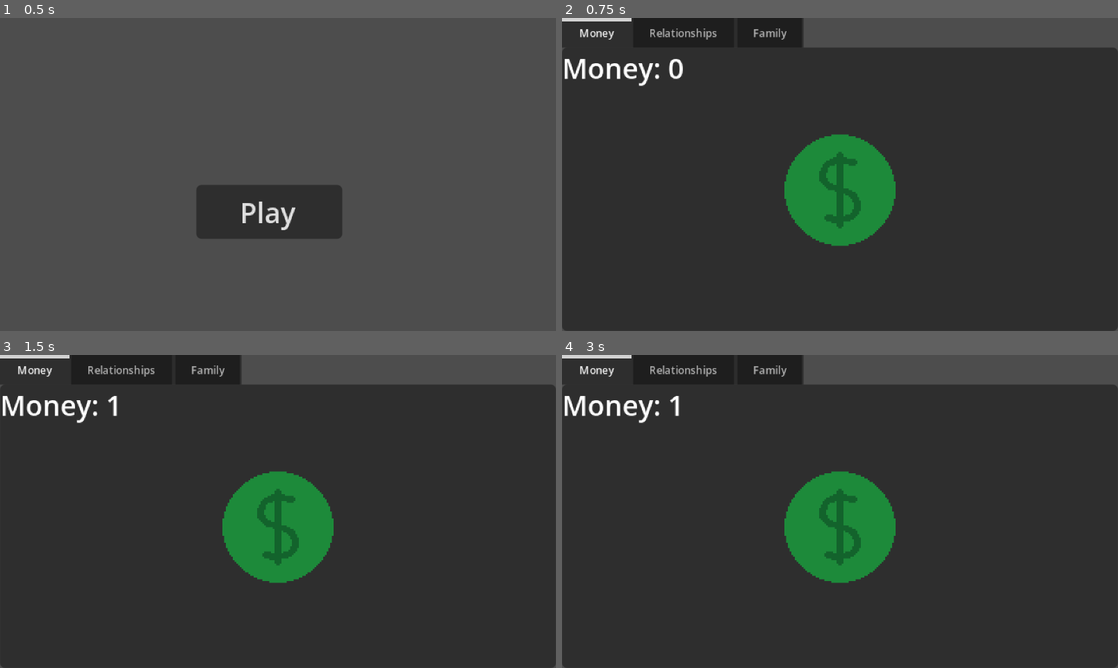
Above: before the commit, frames 1-4 (two rows, left to right).
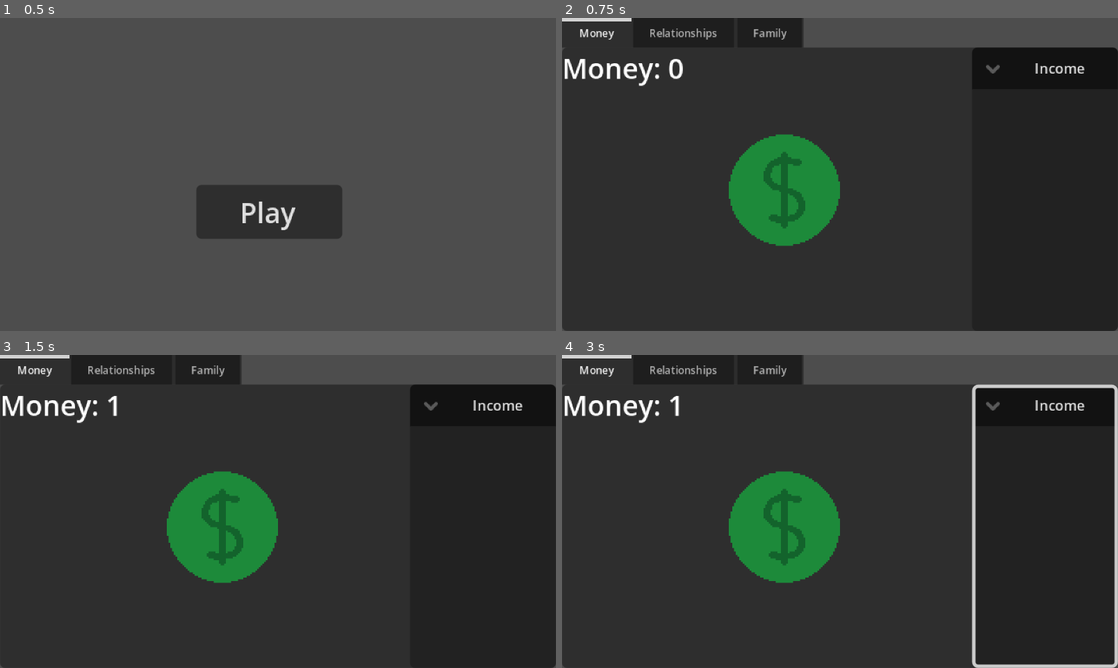
Above: after the commit, the same moments.

Repository: ObedH/the-american-dream
Game: Godot game, scene res://scenes/main/main.tscn
Same seed, same stepped clock (60 frames per second), same inputs: the game is played once before the commit and once after it.
Inputs (mouse positions are in pixels of both pictures, inside the frame that each line leads up to; where the layout moved, square brackets give the same spot in the first picture):
- Up to frame 1 (0.5 s): no input
- Up to frame 2 (0.75 s): click "Play" at 0.5 s
- Up to frame 3 (1.5 s): click (222, 527) [278, 527] at 1.25 s
- Up to frame 4 (3 s): tap Enter at 2 s; move the mouse to (962, 495) at 2.02 s; hold Right 2.03-2.78 s; tap Alt at 2.1 s; click (962, 495) at 2.17 s; tap Space at 2.75 s; move the mouse to (728, 527) at 2.77 s; hold Down from 2.78 s (still down); tap Shift at 2.85 s

Frame 1 is identical in both runs. In frame 2, 11% of the frame differs, in the area x 30-100%, y 9-73%; in frame 3, 11%; in frame 4, 12%, in the area x 30-100%, y 9-100%.

Commit message:
Added an income sources panel

Diff:
--- a/scenes/money/money.tscn
+++ b/scenes/money/money.tscn
@@ -1,6 +1,7 @@
 [gd_scene format=3 uid="uid://cegujtpayijih"]
 
 [ext_resource type="PackedScene" uid="uid://dds580yiirp4c" path="res://objects/dollar/dollar.tscn" id="1_lji6b"]
+[ext_resource type="Theme" uid="uid://cpnk7xou0ltke" path="res://ui/themes/main_theme/main_theme.tres" id="1_p8oel"]
 [ext_resource type="Script" uid="uid://c8edmej2q8yal" path="res://scenes/money/money.gd" id="1_s1arj"]
 
 [node name="Money" type="Control" unique_id=86739329]
@@ -10,15 +11,16 @@
 anchor_bottom = 1.0
 grow_horizontal = 2
 grow_vertical = 2
+theme = ExtResource("1_p8oel")
 script = ExtResource("1_s1arj")
 metadata/_tab_index = 0
 
 [node name="Dollar" parent="." unique_id=293948130 instance=ExtResource("1_lji6b")]
 layout_mode = 1
-anchors_preset = 8
-anchor_left = 0.5
+anchors_preset = -1
+anchor_left = 0.4
 anchor_top = 0.5
-anchor_right = 0.5
+anchor_right = 0.4
 anchor_bottom = 0.5
 offset_left = -32.0
 offset_top = -32.0
@@ -32,3 +34,15 @@
 offset_right = 40.0
 offset_bottom = 23.0
 text = "Money: "
+
+[node name="IncomePanel" type="FoldableContainer" parent="." unique_id=750676217]
+layout_mode = 1
+anchors_preset = 11
+anchor_left = 1.0
+anchor_right = 1.0
+anchor_bottom = 1.0
+offset_left = -84.0
+grow_horizontal = 0
+grow_vertical = 2
+title = "Income"
+title_alignment = 1
--- a/ui/themes/main_theme/main_theme.tres
+++ b/ui/themes/main_theme/main_theme.tres
@@ -1,6 +1,7 @@
 [gd_resource type="Theme" format=3 uid="uid://cpnk7xou0ltke"]
 
 [resource]
+FoldableContainer/font_sizes/font_size = 8
 TabContainer/constants/side_margin = 0
 TabContainer/constants/tab_separation = 0
 TabContainer/font_sizes/font_size = 6
